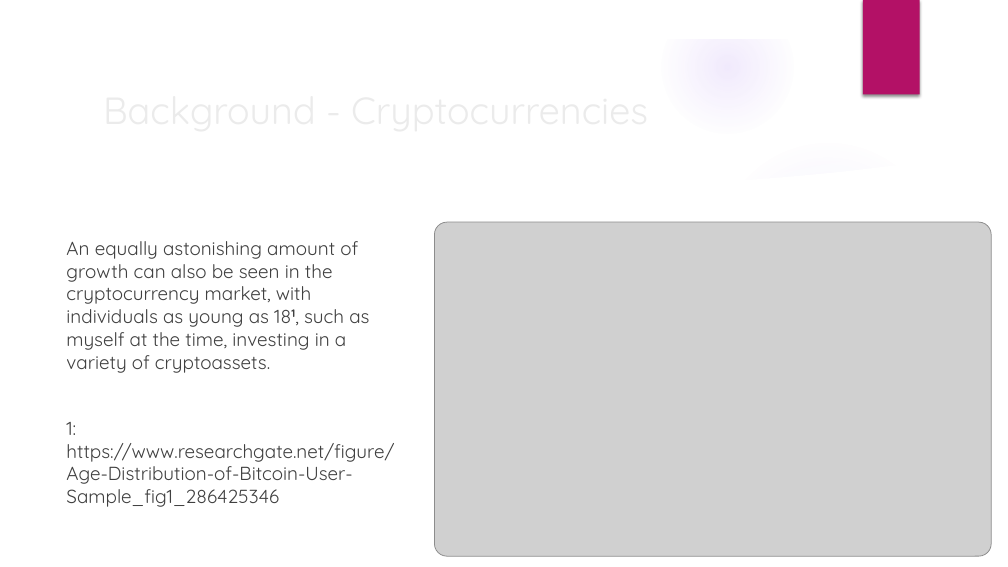
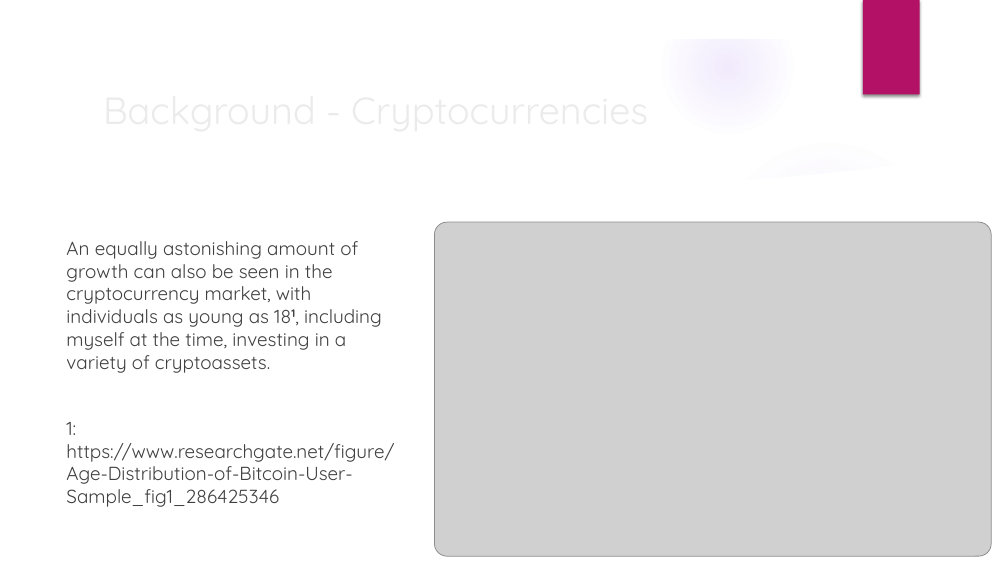
Before and after one commit to Xtrendence/CryptoShare, a slide deck: slide 4 of docs/Meetings/2/2.pptx. Drawn at 1008x567 pixels with LibreOffice and Linux fonts; fonts in the diff are those of the drawing; grey boxes stand for pictures; background and template pictures are left out. Boxes give left, top, right and bottom in pixels: in the first picture for what was removed or moved away, otherwise in the second. Text is boxed around its words. In the diff, an @@ line names an element or a change of style, - is before the commit and + after.

```diff
--- a/docs/Meetings/2/2.pptx
+++ b/docs/Meetings/2/2.pptx
@@ text at (66, 241, 382, 373): text changed @@
-An equally astonishing amount of growth can also be seen in the cryptocurrency market, with individuals as young as 181, such as myself at the time, investing in a variety of cryptoassets.
+An equally astonishing amount of growth can also be seen in the cryptocurrency market, with individuals as young as 181, including myself at the time, investing in a variety of cryptoassets.
```
Also in this commit, not shown: 2 other slides changed, 1 slide added, 1 slide removed.
